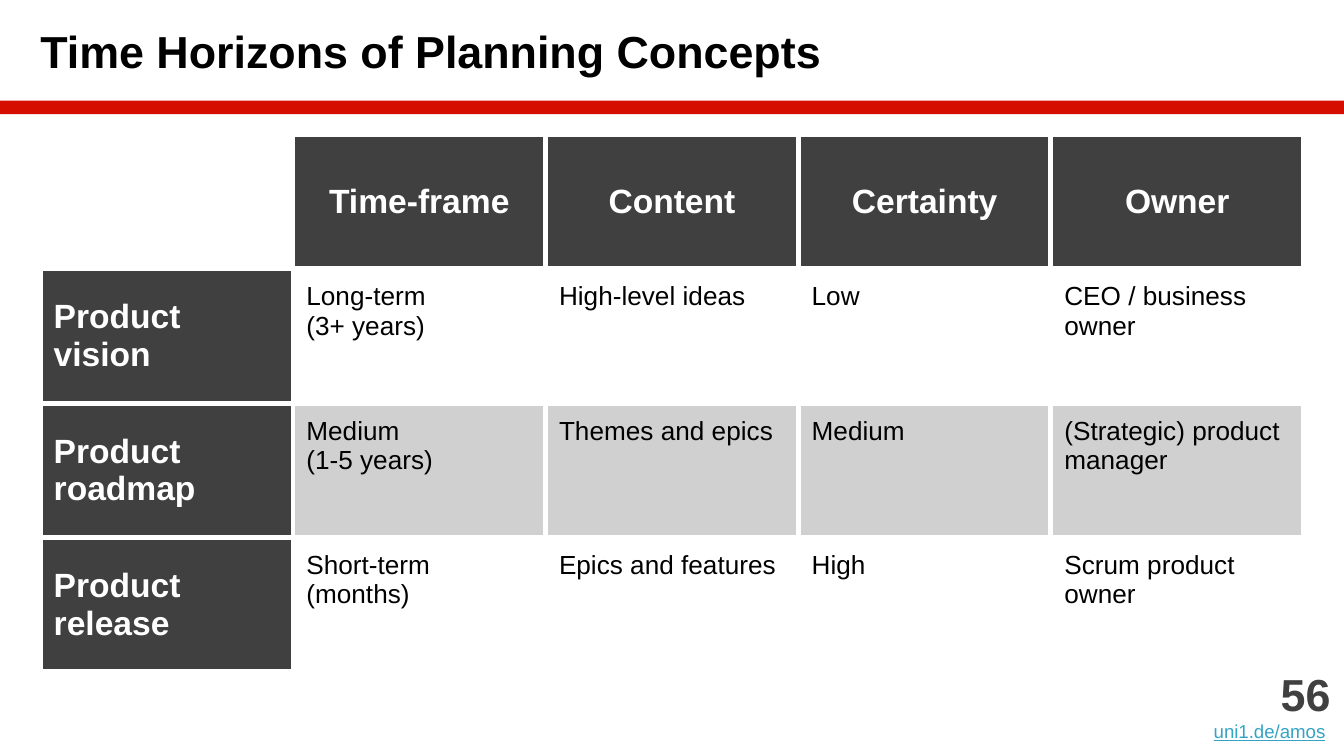
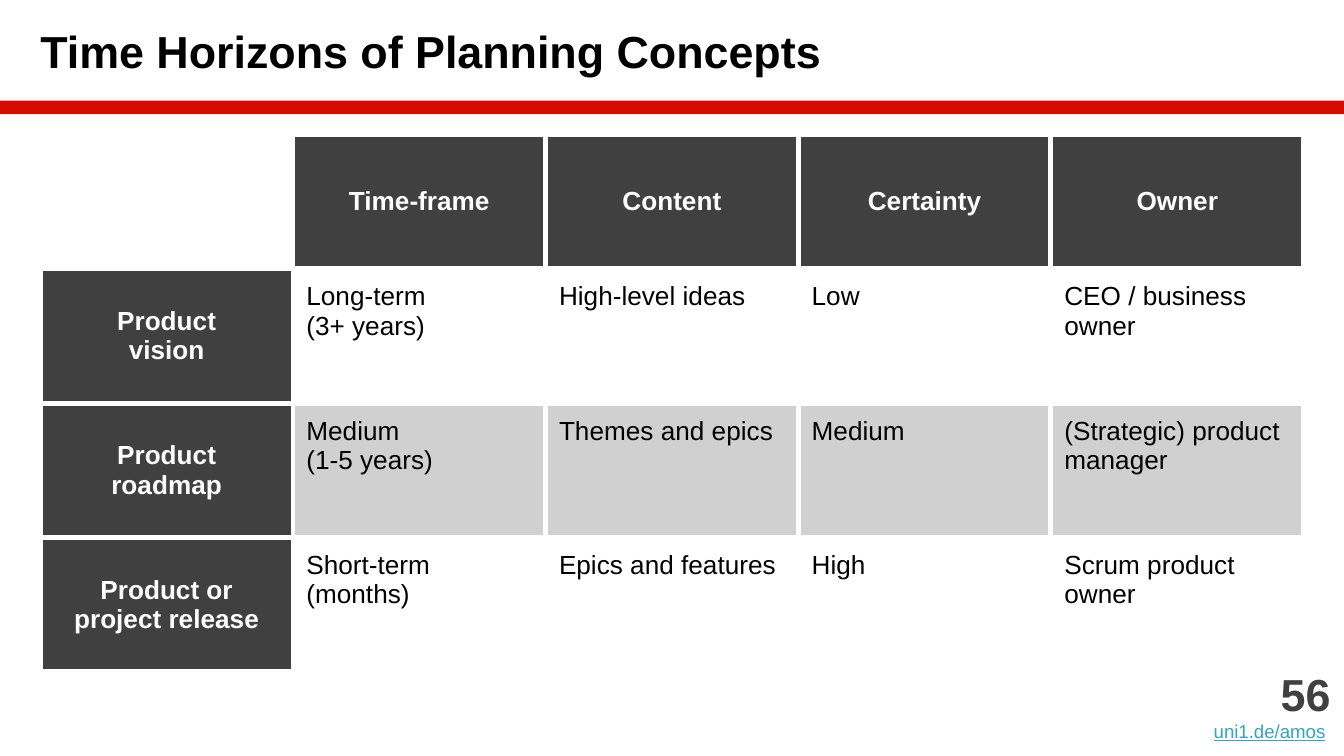
Before and after one commit to dirkriehle/amos-course, a slide deck: slide 56 of Lecture slides/AMOS B04 - Agile Planning.pptx. Drawn at 1344x756 pixels with LibreOffice and Linux fonts; fonts in the diff are those of the drawing. Boxes give left, top, right and bottom in pixels: in the first picture for what was removed or moved away, otherwise in the second. Text is boxed around its words. In the diff, an @@ line names an element or a change of style, - is before the commit and + after.

Commit message:
Fixes to B04 Agile Planning

```diff
--- a/Lecture slides/AMOS B04 - Agile Planning.pptx
+++ b/Lecture slides/AMOS B04 - Agile Planning.pptx
@@ table at (x1=40, y1=134, x2=1304, y2=638) @@
-row 3, column 1: Product roadmap
+row 3, column 1: Product / roadmap
-row 4, column 1: Product release
+row 4, column 1: Product or project release
@@ size 18 to 14 pt in "Time-frame", "Content", "Certainty", "Owner" and 1 more places @@
@@ alignment left to centre @@
```
Also in this commit, not shown: 6 other slides changed, 1 other file.
